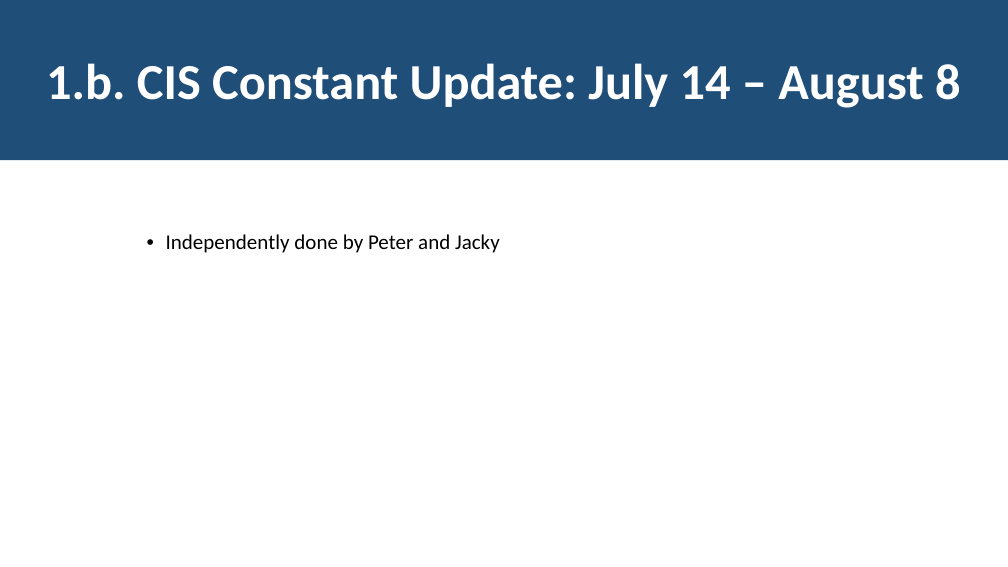
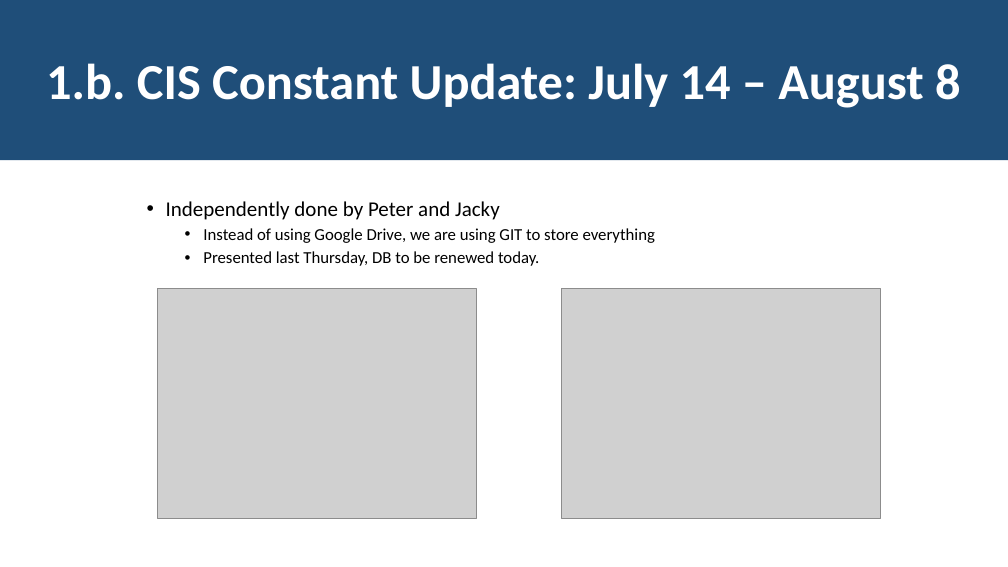
Before and after one commit to JackyMYL/Tile-CIS-group, a slide deck: slide 5 of Chicago Reports/08-15-2022_Jacky&Peter.pptx (slide 4 before the commit). Drawn at 1008x567 pixels with LibreOffice and Linux fonts; fonts in the diff are those of the drawing; grey boxes stand for pictures. Boxes give left, top, right and bottom in pixels: in the first picture for what was removed or moved away, otherwise in the second. Text is boxed around its words. In the diff, an @@ line names an element or a change of style, - is before the commit and + after.

```diff
--- a/Chicago Reports/08-15-2022_Jacky&Peter.pptx
+++ b/Chicago Reports/08-15-2022_Jacky&Peter.pptx
@@ text "Independently done by Peter and ...": place and size @@
-text "Independently done by Peter and ..." at bbox=[166, 234, 500, 253]
+text "Independently done by Peter and ..." at bbox=[166, 201, 655, 266]
@@ text at bbox=[203, 228, 655, 266]: paragraphs added @@
+  • Instead of using Google Drive, we are using GIT to store everything
+  • Presented last Thursday, DB to be renewed today.
@@ picture added at bbox=[157, 289, 476, 519] @@
@@ picture added at bbox=[562, 289, 881, 519] @@
```
Also in this commit, not shown: 3 other slides changed, 1 other file.
